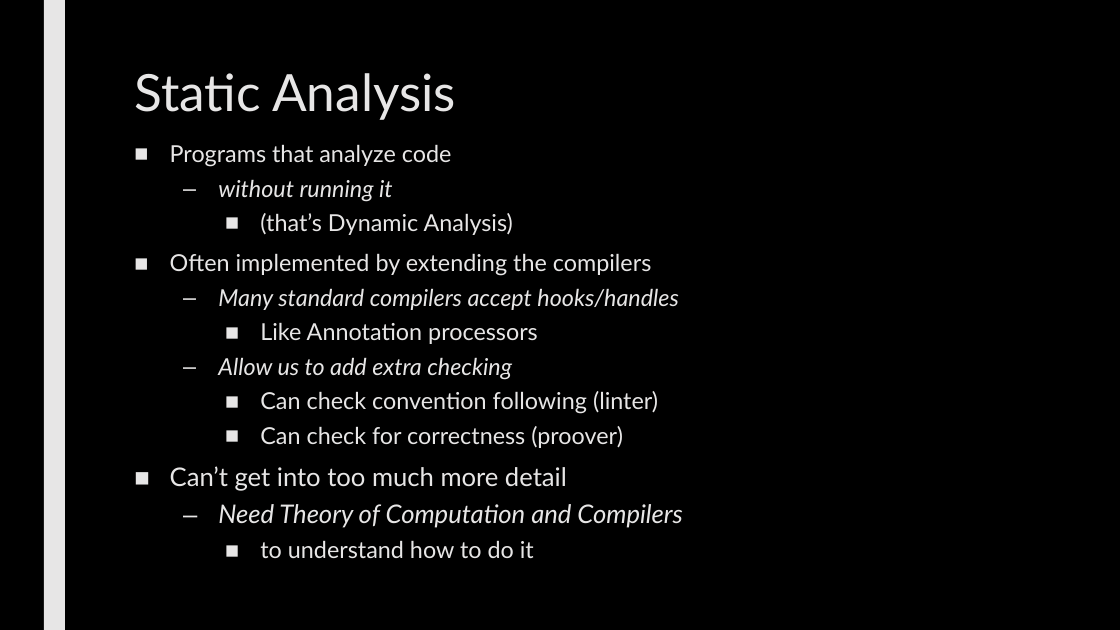
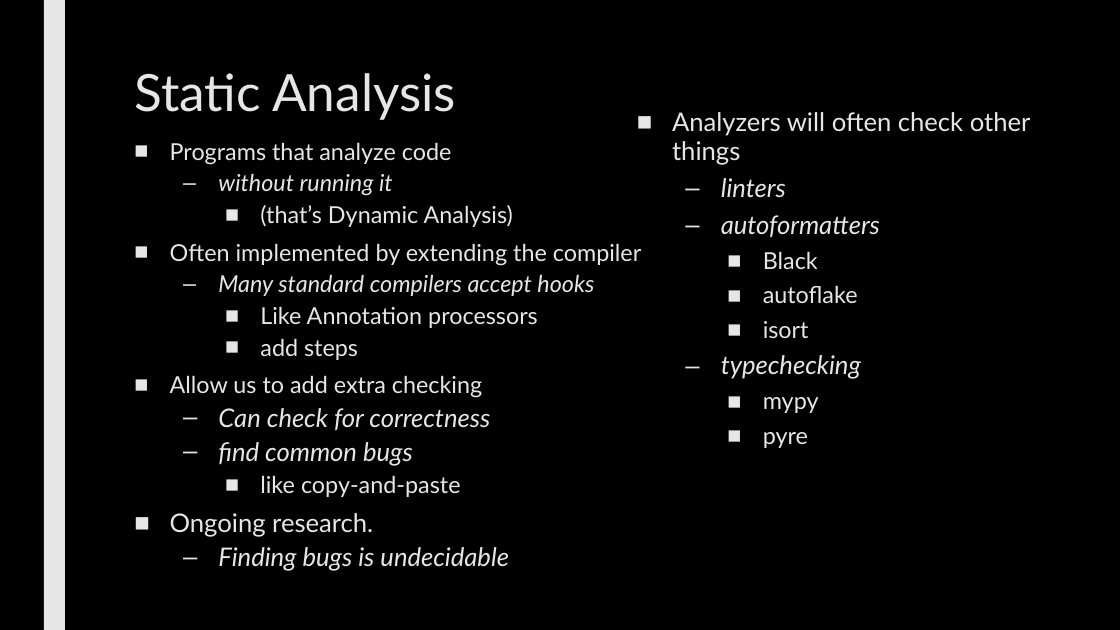
Before and after one commit to max7patek/metaprogramming, a slide deck: slide 12 of slides/08-CompileTimeComputation.pptx (slide 11 before the commit). Drawn at 1120x630 pixels with LibreOffice and Linux fonts; fonts in the diff are those of the drawing. Boxes give left, top, right and bottom in pixels: in the first picture for what was removed or moved away, otherwise in the second. Text is boxed around its words. In the diff, an @@ line names an element or a change of style, - is before the commit and + after.

Commit message:
fixed compile-time computation slides

```diff
--- a/slides/08-CompileTimeComputation.pptx
+++ b/slides/08-CompileTimeComputation.pptx
@@ text added at (672, 112, 1031, 448), 22 pt, text #E7E6E6 @@
+■ Analyzers will often check other things
+  – linters
+  – autoformatters
+    ■ Black
+    ■ autoflake
+    ■ isort
+  – typechecking
+    ■ mypy
+    ■ pyre
@@ text at (170, 142, 538, 398): italic off in "Allow us to add extra checking"; line spacing 0.94 to 0.84; bullet – to ■; list level 2 to 1 in "Allow us to add extra ..." @@
@@ text at (170, 243, 641, 296): text changed; italic off @@
-■ Often implemented by extending the compilers
-  – Many standard compilers accept hooks/handles
+■ Often implemented by extending the compiler
+  – Many standard compilers accept hooks
@@ text at (260, 338, 358, 360): paragraph added @@
+    ■ add steps
@@ text at (170, 408, 509, 571): text changed; size 20 to 22 pt; italic on @@
-    ■ Can check convention following (linter)
-    ■ Can check for correctness (proover)
-■ Can’t get into too much more detail
-  – Need Theory of Computation and Compilers
-    ■ to understand how to do it
+  – Can check for correctness
+  – find common bugs
+    ■ like copy-and-paste
+■ Ongoing research.
+  – Finding bugs is undecidable
```
Also in this commit, not shown: 14 other slides changed, 1 slide added.
